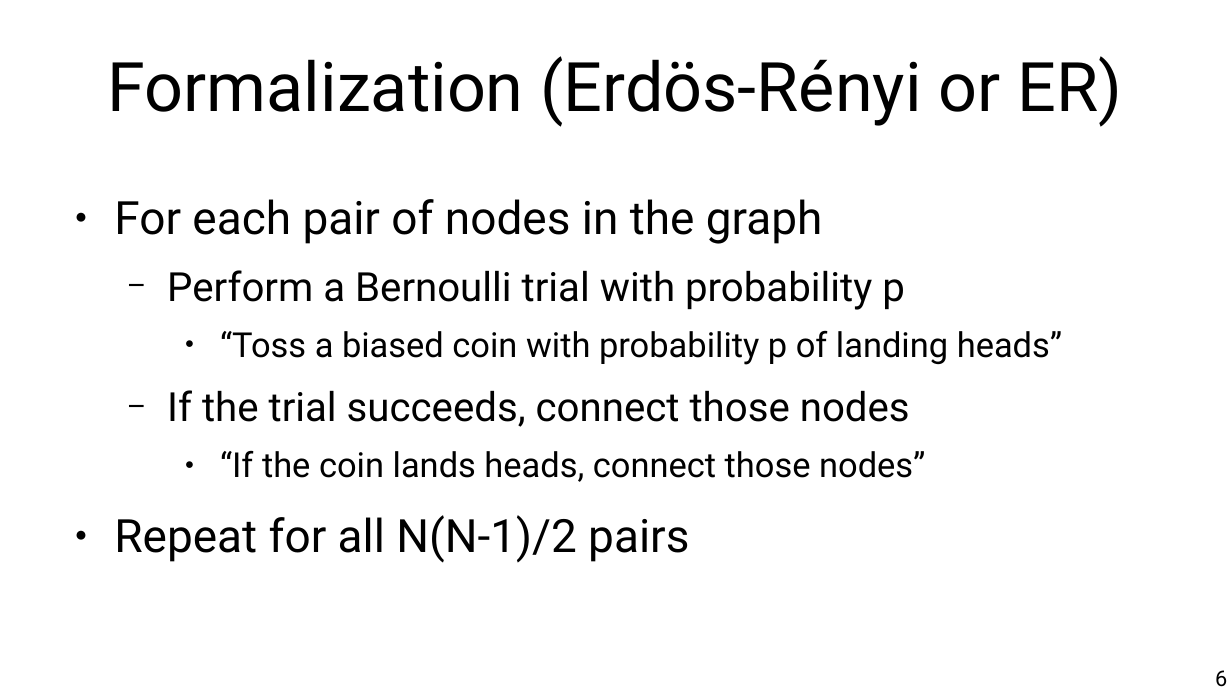
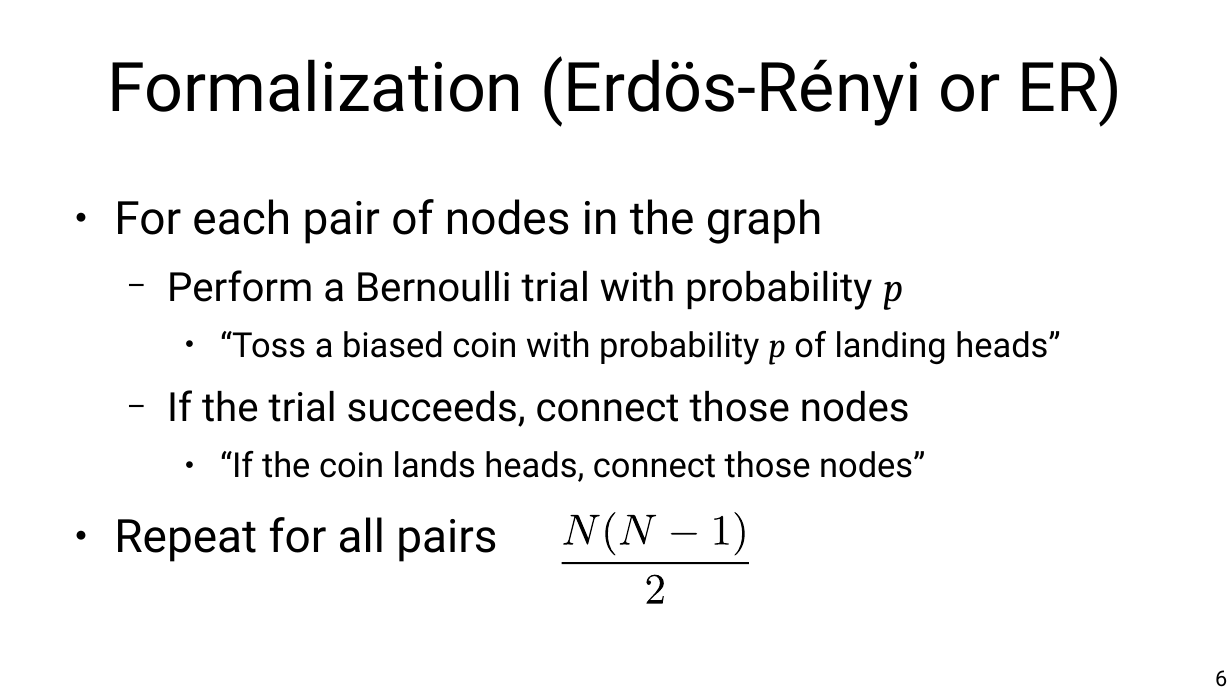
Before and after one commit to chatox/networks-science-course, a slide deck: slide 6 of theory/tt03_random_networks.odp. Drawn at 1232x693 pixels with LibreOffice and Linux fonts; fonts in the diff are those of the drawing. Boxes give left, top, right and bottom in pixels: in the first picture for what was removed or moved away, otherwise in the second. Text is boxed around its words. In the diff, an @@ line names an element or a change of style, - is before the commit and + after.

```diff
--- a/theory/tt03_random_networks.odp
+++ b/theory/tt03_random_networks.odp
@@ text at box(167, 270, 1060, 365): font Roboto to Cambria, italic on in "p", "p" @@
@@ text at box(114, 517, 497, 562): text changed @@
-● Repeat for all N(N-1)/2 pairs
+● Repeat for all pairs
@@ group added at box(561, 512, 749, 604): 8 freeform shapes @@
```
Also in this commit, not shown: 11 other slides changed, 1 other file.
